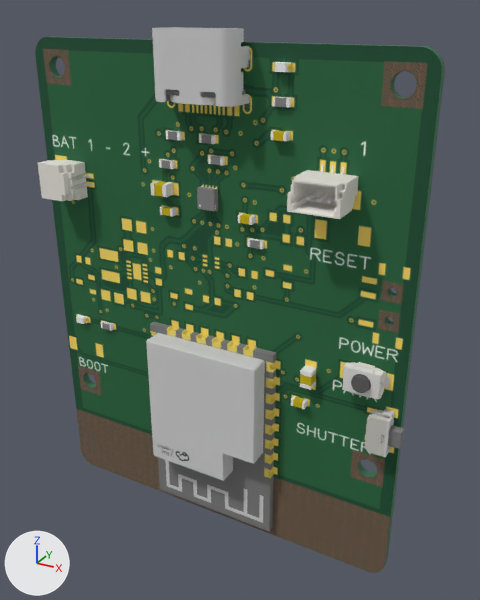
A saved change to the glTF model product/models/r8-pcb.glb.
Before and after are seen from a 50 mm camera at (34.9, -57.6, 30.8) aimed at (3.2, 0.2, 2.0). Lighting does not change. The marker at lower left points along +X, +Y and +Z. The older version comes first. Where no turn or scale is listed for an object, it has been applied to the vertices.

In view in the first picture: 'Box0', 'C10', 'C5', 'C8', 'C9', 'J1', 'J2', 'J3', 'LED1', 'LED2', 'R4', 'R7', 'R8', 'R9', 'SW2', 'SW3', 'U1' and 6 more.
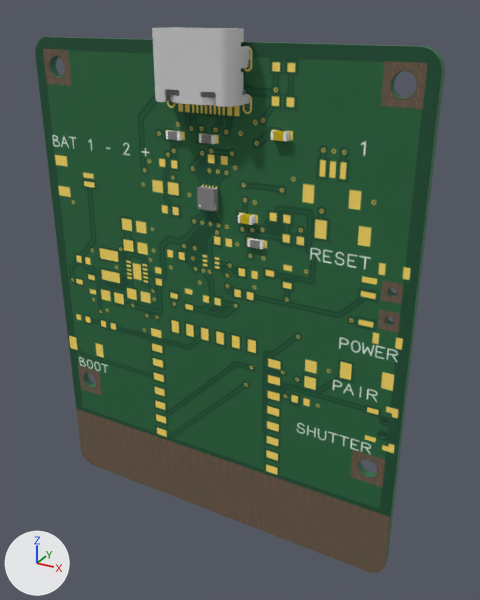
Pixel boxes (x1, y1, x2, y2) of what changed, in the pictures (480 x 600 px):
'U1', deleted
    before: (146, 322, 277, 531)
'J3', deleted
    before: (287, 164, 359, 219)
'J2', deleted
    before: (38, 159, 91, 201)
'SW2', deleted
    before: (364, 409, 404, 457)
'SW3', deleted
    before: (342, 362, 390, 399)
'C10', deleted
    before: (300, 365, 316, 390)
'C8', deleted
    before: (150, 181, 173, 197)
'R4', deleted
    before: (273, 97, 291, 107)
'LED1', deleted
    before: (274, 62, 292, 72)
'C5', deleted
    before: (291, 396, 307, 409)
'R9', deleted
    before: (208, 155, 225, 165)
'C9', deleted
    before: (160, 206, 177, 217)
'R8', deleted
    before: (159, 159, 175, 169)
'R7', deleted
    before: (101, 321, 114, 331)
'LED2', deleted
    before: (76, 314, 89, 324)

Patch to the scene script:
```diff
--- a/product/models/r8-pcb.glb.py
+++ b/product/models/r8-pcb.glb.py
@@ ob_r4 @@
-ob_r4 = bpy.data.objects.new('R4', me_r2)
-ob_r4.parent = ob_nativeexporttopcbcoordinates
-ob_r4.location = (-8.0, -23.0, 0.5)
@@ ob_led1 @@
-ob_led1 = bpy.data.objects.new('LED1', me_led1)
-ob_led1.parent = ob_nativeexporttopcbcoordinates
-ob_led1.location = (-8.0, -26.0, 0.5)
@@ ob_j2 @@
-ob_j2 = bpy.data.objects.new('J2', me_j2)
-ob_j2.location = (-18.0, -0.5, 13.0)
@@ ob_r8 @@
-ob_r8 = bpy.data.objects.new('R8', me_r8)
-ob_r8.parent = ob_nativeexporttopcbcoordinates
-ob_r8.location = (5.0, -16.0, 0.5)
@@ ob_r9 @@
-ob_r9 = bpy.data.objects.new('R9', me_r2)
-ob_r9.parent = ob_nativeexporttopcbcoordinates
-ob_r9.location = (-1.0, -17.0, 0.5)
@@ ob_c8 @@
-ob_c8 = bpy.data.objects.new('C8', me_c8)
-ob_c8.location = (-5.5, -0.5, 13.4)
@@ ob_c9 @@
-ob_c9 = bpy.data.objects.new('C9', me_c9)
-ob_c9.location = (-5.0, -0.5, 11.0)
@@ ob_u1 @@
-ob_u1 = bpy.data.objects.new('U1', me_u1)
-ob_u1.location = (0.0, -0.5, -10.5)
@@ ob_c5 @@
-ob_c5 = bpy.data.objects.new('C5', me_c2)
-ob_c5.parent = ob_nativeexporttopcbcoordinates
-ob_c5.location = (-11.0, 8.0, 0.5)
@@ ob_c10 @@
-ob_c10 = bpy.data.objects.new('C10', me_c10)
-ob_c10.location = (12.0, -0.5, -4.5)
@@ ob_sw2 @@
-ob_sw2 = bpy.data.objects.new('SW2', me_sw2)
-ob_sw2.location = (20.0, -0.5, -8.5)
@@ ob_sw3 @@
-ob_sw3 = bpy.data.objects.new('SW3', me_sw3)
-ob_sw3.location = (18.0, -0.5, -3.0)
@@ ob_r7 @@
-ob_r7 = bpy.data.objects.new('R7', me_r8)
-ob_r7.parent = ob_nativeexporttopcbcoordinates
-ob_r7.location = (15.0, 5.0, 0.5)
@@ ob_led2 @@
-ob_led2 = bpy.data.objects.new('LED2', me_led1)
-ob_led2.parent = ob_nativeexporttopcbcoordinates
-ob_led2.location = (19.0, 5.0, 0.5)
@@ ob_j3 @@
-ob_j3 = bpy.data.objects.new('J3', me_j3)
-ob_j3.location = (13.2, -0.5, 16.0)
```
